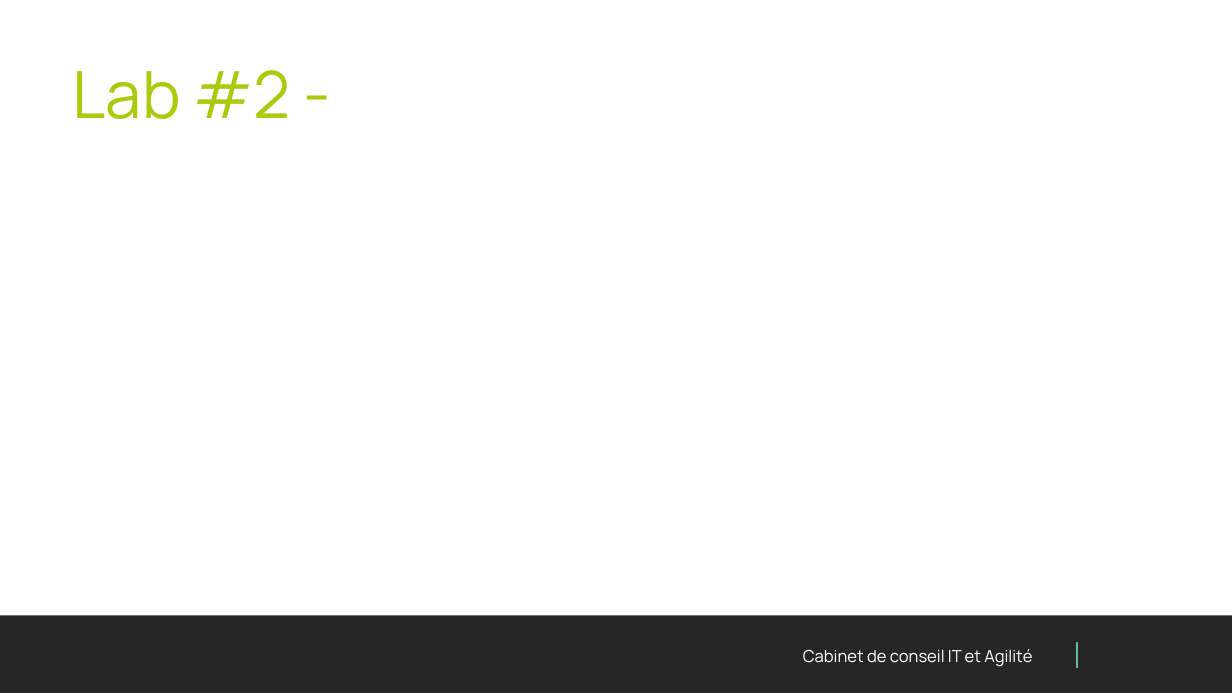
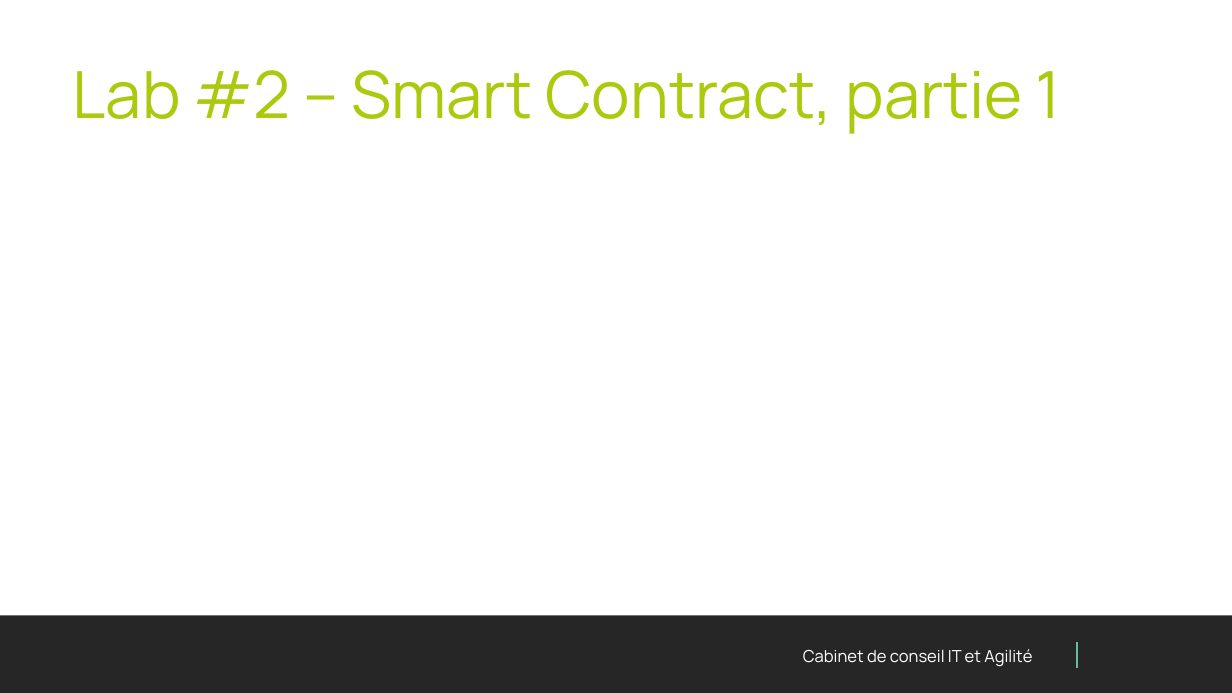
Before and after one commit to PaulFasola/Techlabs, a slide deck: slide 17 of Blockchain101+SmartContracts/Presentation/Techlab Blockchain.pptx (slide 13 before the commit). Drawn at 1232x693 pixels with LibreOffice and Linux fonts; fonts in the diff are those of the drawing; background and template pictures are left out. Boxes give left, top, right and bottom in pixels: in the first picture for what was removed or moved away, otherwise in the second. Text is boxed around its words. In the diff, an @@ line names an element or a change of style, - is before the commit and + after.

```diff
--- a/Blockchain101+SmartContracts/Presentation/Techlab Blockchain.pptx
+++ b/Blockchain101+SmartContracts/Presentation/Techlab Blockchain.pptx
@@ title at [73,70,1061,134]: text changed @@
-Lab #2 -
+Lab #2 – Smart Contract, partie 1
```
Also in this commit, not shown: 6 other slides changed, 6 slides added, 2 slides removed, 1 other file.
